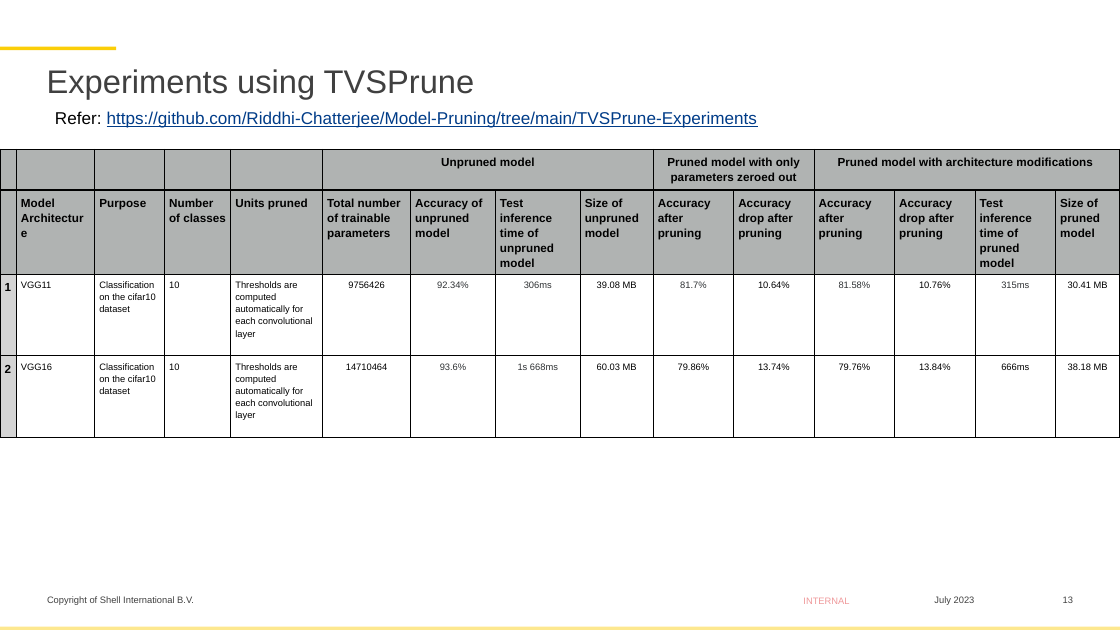
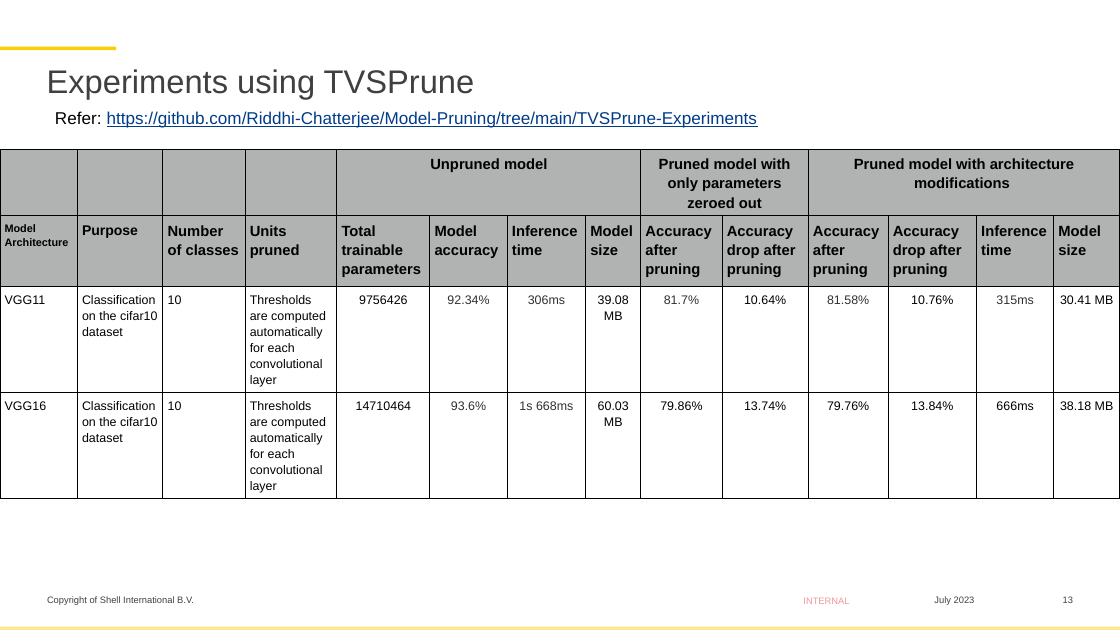
Before and after one commit to Riddhi-Chatterjee/Model-Pruning, a slide deck: slide 13 of documentation/Model-Pruning-23.pptx. Drawn at 1120x630 pixels with LibreOffice and Linux fonts; fonts in the diff are those of the drawing; background and template pictures are left out. Boxes give left, top, right and bottom in pixels: in the first picture for what was removed or moved away, otherwise in the second. Text is boxed around its words. In the diff, an @@ line names an element or a change of style, - is before the commit and + after.

```diff
--- a/documentation/Model-Pruning-23.pptx
+++ b/documentation/Model-Pruning-23.pptx
@@ table at [0, 149, 1119, 516] @@
-column 1:  |  | 1 | 2
-column 5, row 2: Total number of trainable parameters
+column 5, row 2: Total trainable parameters
-column 6, row 2: Accuracy of unpruned model
+column 6, row 2: Model accuracy
-column 7, row 2: Test inference time of unpruned model
+column 7, row 2: Inference time
-column 8, row 2: Size of unpruned model
+column 8, row 2: Model size
-column 13, row 2: Test inference time of pruned model
+column 13, row 2: Inference time
-column 14, row 2: Size of pruned model
+column 14, row 2: Model size
```
Also in this commit, not shown: 3 other slides changed, 1 other file.
